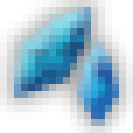
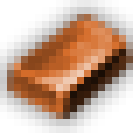
Comparing the layer stacks of the two 133 × 133 images. Changes:
added layer "sr_enriched_orillium" above "sr_neutronium_ore" over [0,0,133,133]
hid "sr_cryodine_ice" over [0,0,133,133]
